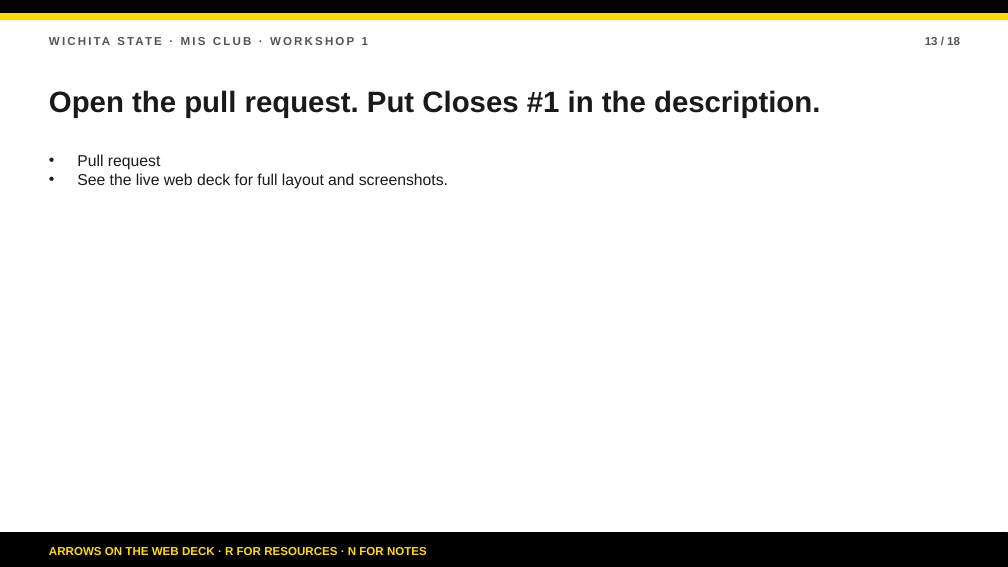
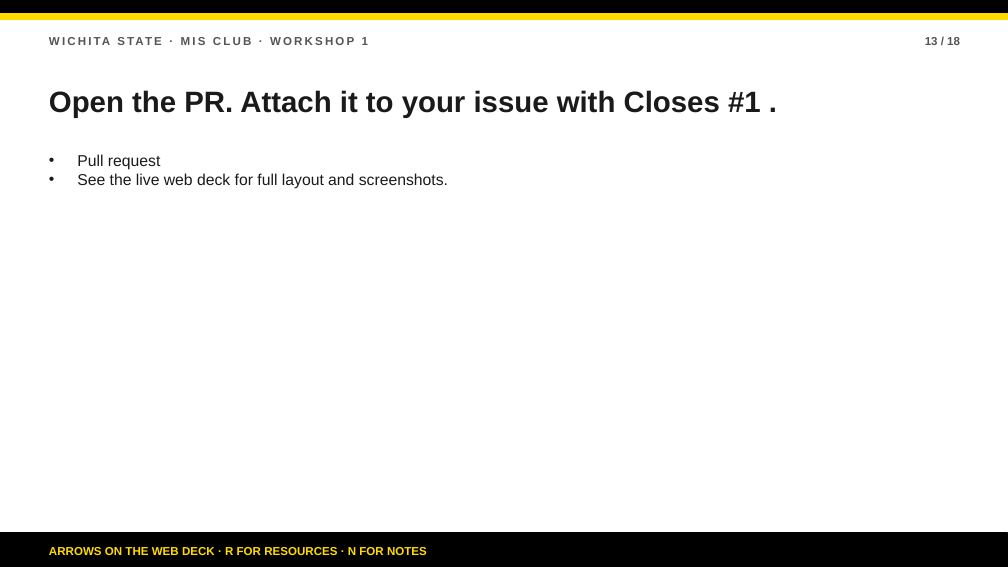
Before and after one commit to bsbcyber/workshop-site, a slide deck: slide 13 of downloads/workshop-1-presentation.pptx. Drawn at 1008x567 pixels with LibreOffice and Linux fonts; fonts in the diff are those of the drawing. Boxes give left, top, right and bottom in pixels: in the first picture for what was removed or moved away, otherwise in the second. Text is boxed around its words. In the diff, an @@ line names an element or a change of style, - is before the commit and + after.

Commit message:
Explicitly teach attaching PR to issue via Closes #N + Development check

```diff
--- a/downloads/workshop-1-presentation.pptx
+++ b/downloads/workshop-1-presentation.pptx
@@ text at (49, 90, 761, 118): text changed @@
-Open the pull request. Put Closes #1 in the description.
+Open the PR. Attach it to your issue with Closes #1 .
```
Also in this commit, not shown: 2 other files.
